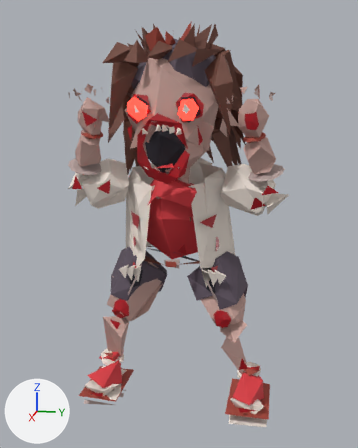
One commit to the glTF model public/assets/models/inf.screamer.lod2.glb: the scene before it, then after it.
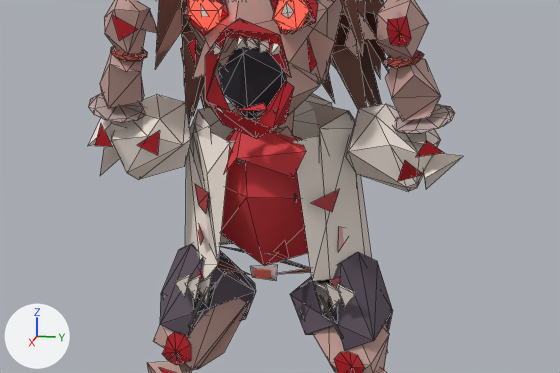
Each version is shown whole from a 50 mm camera at (2.131, 0.43, 1.402) aimed at (-0.053, -0.006, 0.856), then close up on the part from 5% to 97% of the width and 23% to 72% of the height. The lights are fixed; the arrows at lower left show +X, +Y and +Z. The last two pictures show the newer version. The close-ups show mesh edges as thin lines. Where no turn or scale is listed for an object, it has been applied to the vertices.

The scene before the commit, as lines of its bpy script (objects in view):
```python
me_mesh_38 = bpy.data.meshes.new('Mesh_38')
me_mesh_38.from_pydata(...)  # 9 vertices, 8 faces; spans x -0.0057..0.0057, y -0.0268..0.0268, z -0.0322..0.0322
me_mesh_38.materials.append(mat_pal_blood)  # red #b3121f
me_mesh_46 = bpy.data.meshes.new('Mesh_46')
me_mesh_46.from_pydata(...)  # 14 vertices, 24 faces; spans x -0.06..0.06, y -0.063..0.063, z -0.075..0.075
me_mesh_46.materials.append(mat_pal_infectedskin)  # pink #c9a39a
me_mesh_54 = bpy.data.meshes.new('Mesh_54')
me_mesh_54.from_pydata(...)  # 40 vertices, 50 faces; spans x -0.031..0.031, y -0.15..0.15, z -0.172..0.172
me_mesh_54.materials.append(mat_pal_blood)  # red #b3121f
ob_mesh_38 = bpy.data.objects.new('Mesh_38', me_mesh_38)
ob_mesh_38.location = (0.241, 0.326, 1.334)
ob_mesh_46 = bpy.data.objects.new('Mesh_46', me_mesh_46)
ob_mesh_46.location = (0.156, -0.352, 1.215)
ob_mesh_54 = bpy.data.objects.new('Mesh_54', me_mesh_54)
ob_mesh_54.location = (0.277, 0.001, 1.263)
# also in view: 'Mesh_28' at (0.062, -0.287, 0.335); 'Mesh_43' at (0.059, -0.309, 1.052); 'Mesh_60' at (-0.058, 0.004, 1.384); 'Mesh_47' at (0.112, -0.393, 1.048); 'Mesh_61' at (-0.011, 0.001, 0.837)
```
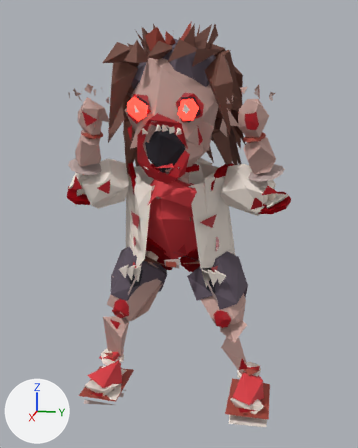
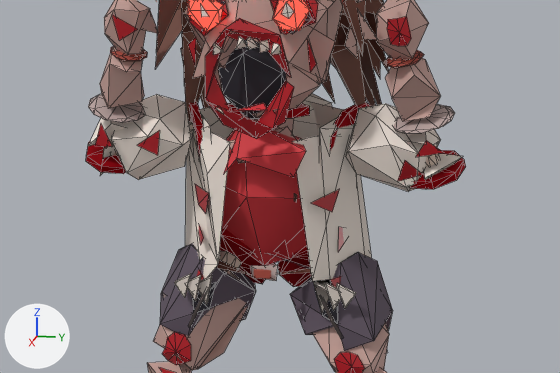
The newer file is also rescaled (x1.041) as a whole; pictures and numbers use the older file's frame.

Boxes [x1, y1, x2, y2] around the edits, measured in the close-ups (560 x 373 px):
'Mesh_68', added: after [219, 228, 275, 284]
    faces in mat_pal_flesh (red #b3121f): [220, 228, 275, 284]
    faces in mat_pal_bone (pale yellow #f2e6dc): [219, 251, 241, 268]
'Mesh_69', added: after [410, 150, 466, 189]
    faces in mat_pal_flesh (red #b3121f): [410, 150, 466, 189]
    faces in mat_pal_bone (pale yellow #f2e6dc): [426, 154, 440, 167]
'Mesh_67', added: after [277, 247, 312, 287]
'Mesh_70', added: after [86, 140, 126, 174]
    faces in mat_pal_flesh (red #b3121f): [86, 142, 126, 174]
'Mesh_71', added: after [330, 102, 371, 151]
'Mesh_72', added: after [189, 101, 203, 157]
    faces in mat_pal_flesh (red #b3121f): [189, 101, 203, 157]
'Mesh_73', added: after [228, 103, 310, 118]

The edits, one by one:
Material 'pal_bone' (mat_pal_bone) is new.
Its base color is (0.888, 0.791, 0.716) (pale yellow #f2e6dc).
Its metallic is 1.0.
Its roughness is 0.85.
Material 'pal_flesh' (mat_pal_flesh) is new.
Its base color is (0.451, 0.00605, 0.0137) (red #b3121f).
Its metallic is 1.0.
Its roughness is 0.85.
Mesh me_mesh_68 is new.
It has 33 vertices, 56 faces and spans x -0.134..0.094, y -0.118..0.14, z -0.085..0.125.
Faces by material slot: [32, 24].
It uses material mat_pal_flesh (red #b3121f).
It uses material mat_pal_bone (pale yellow #f2e6dc).
Mesh me_mesh_67 is new.
It has 33 vertices, 56 faces and spans x -0.119..0.08, y -0.134..0.111, z -0.08..0.122.
Faces by material slot: [32, 24].
It uses material mat_pal_flesh (red #b3121f).
It uses material mat_pal_bone (pale yellow #f2e6dc).
Mesh me_mesh_73 is new.
It has 33 vertices, 56 faces and spans x -0.088..0.088, y -0.106..0.106, z -0.033..0.033.
Faces by material slot: [32, 24].
It uses material mat_pal_flesh (red #b3121f).
It uses material mat_pal_bone (pale yellow #f2e6dc).
Mesh me_mesh_72 is new.
It has 33 vertices, 56 faces and spans x -0.088..0.073, y -0.038..0.064, z -0.074..0.079.
Faces by material slot: [32, 24].
It uses material mat_pal_flesh (red #b3121f).
It uses material mat_pal_bone (pale yellow #f2e6dc).
Mesh me_mesh_71 is new.
It has 33 vertices, 56 faces and spans x -0.09..0.07, y -0.077..0.046, z -0.08..0.087.
Faces by material slot: [32, 24].
It uses material mat_pal_flesh (red #b3121f).
It uses material mat_pal_bone (pale yellow #f2e6dc).
Mesh me_mesh_70 is new.
It has 33 vertices, 56 faces and spans x -0.091..0.079, y -0.078..0.067, z -0.058..0.035.
Faces by material slot: [32, 24].
It uses material mat_pal_flesh (red #b3121f).
It uses material mat_pal_bone (pale yellow #f2e6dc).
Mesh me_mesh_69 is new.
It has 33 vertices, 56 faces and spans x -0.085..0.072, y -0.075..0.084, z -0.058..0.037.
Faces by material slot: [32, 24].
It uses material mat_pal_flesh (red #b3121f).
It uses material mat_pal_bone (pale yellow #f2e6dc).
Object 'Mesh_68' (ob_mesh_68) is new; it shows me_mesh_68.
Its location is (-0.025, -0.139, 0.693).
Object 'Mesh_67' (ob_mesh_67) is new; it shows me_mesh_67.
Its location is (-0.025, 0.139, 0.693).
Object 'Mesh_73' (ob_mesh_73) is new; it shows me_mesh_73.
Its location is (0.087, 0.0, 1.157).
Object 'Mesh_72' (ob_mesh_72) is new; it shows me_mesh_72.
Its location is (0.031, -0.22, 1.066).
Object 'Mesh_71' (ob_mesh_71) is new; it shows me_mesh_71.
Its location is (0.033, 0.219, 1.065).
Object 'Mesh_70' (ob_mesh_70) is new; it shows me_mesh_70.
Its location is (0.086, -0.407, 1.026).
Object 'Mesh_69' (ob_mesh_69) is new; it shows me_mesh_69.
Its location is (0.084, 0.405, 1.017).
